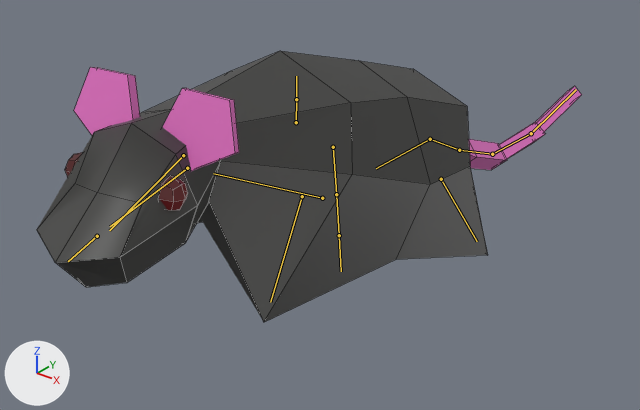
What one commit did to the FBX model Assets/Models/Enemies/evilRat.fbx.
Camera for both pictures: a 50 mm lens placed at (3.12, -3.89, 3.04), pointed at (-0.34, 0.43, 0.36). The lights are fixed; the arrows at lower left show +X, +Y and +Z. The first picture is the older version. Both versions are drawn at frame 14 of the action 'Armature|Armature|RatAttack'; the numbers are the values there. The bones that change, and the others that lie on the model, are drawn over the model as lines. Mesh edges are drawn as thin lines.

Names of what the first picture shows: 'RatBod'.
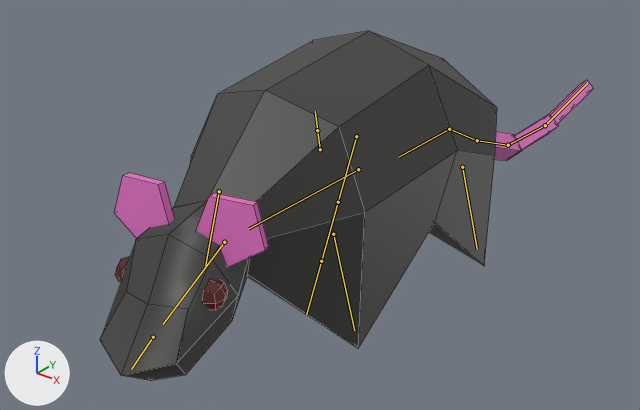
Location of each change, [x1, y1, x2, y2] in pixels of the pictures (640 x 410 px):
'RatBod', posed (10% narrower, 29% taller): before [37, 51, 582, 322]; after [100, 31, 593, 380]
bone 'Bone.001', root to tip: before (430, 139) to (376, 168); after (449, 129) to (398, 157)
bone 'Bone.007', root to tip: before (322, 198) to (213, 173); after (358, 169) to (249, 228)
bone 'Bone.006', root to tip: before (187, 168) to (110, 226); after (224, 242) to (163, 324)
bone 'Leg.R', root to tip: before (302, 196) to (270, 302); after (333, 234) to (354, 330)
bone 'Leg.L', root to tip: before (183, 155) to (109, 230); after (219, 191) to (205, 265)
bone 'HindLeg.R', root to tip: before (441, 179) to (477, 241); after (462, 167) to (477, 249)
bone 'HindLeg.L', root to tip: before (333, 147) to (336, 194); after (356, 136) to (338, 202)

The edits, one by one:
Bone 'Bone.001' (bone_bone_001) moves from (0.0, 0.0, 0.0) to (0.0, -0.27, 0.01).
Bone 'Bone.007' (bone_bone_007) moves from (0.0, 0.0, 0.0) to (0.0, -0.11, -0.07).
Bone 'Bone.007' (bone_bone_007) turns from (-28, 0, 0) to (0, 0, 0) degrees about its own x, y and z.
Bone 'Bone.006' (bone_bone_006) turns from (20, 0, -14) to (5, -4, -14) degrees about its own x, y and z.
Bone 'Leg.R' (bone_leg_r) turns from (22, -6, -1) to (0, 0, 0) degrees about its own x, y and z.
Bone 'Leg.L' (bone_leg_l) turns from (22, 6, 1) to (0, 0, 0) degrees about its own x, y and z.
Bone 'HindLeg.R' (bone_hindleg_r) turns from (-26, 7, -1) to (0, 0, 0) degrees about its own x, y and z.
Bone 'HindLeg.L' (bone_hindleg_l) turns from (-26, -7, 1) to (0, 0, 0) degrees about its own x, y and z.
